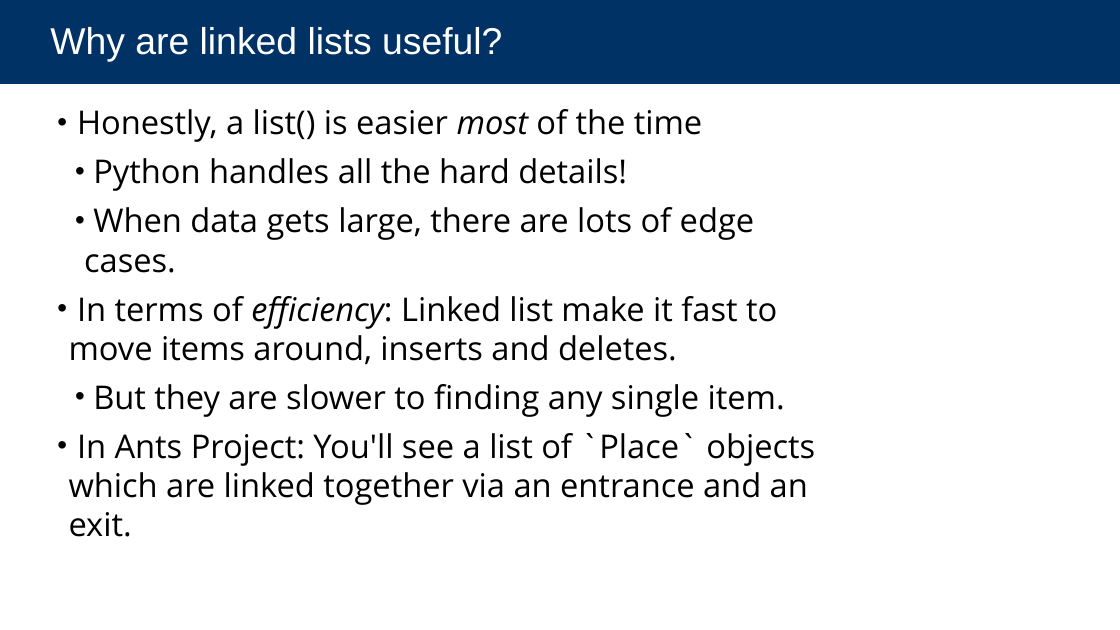
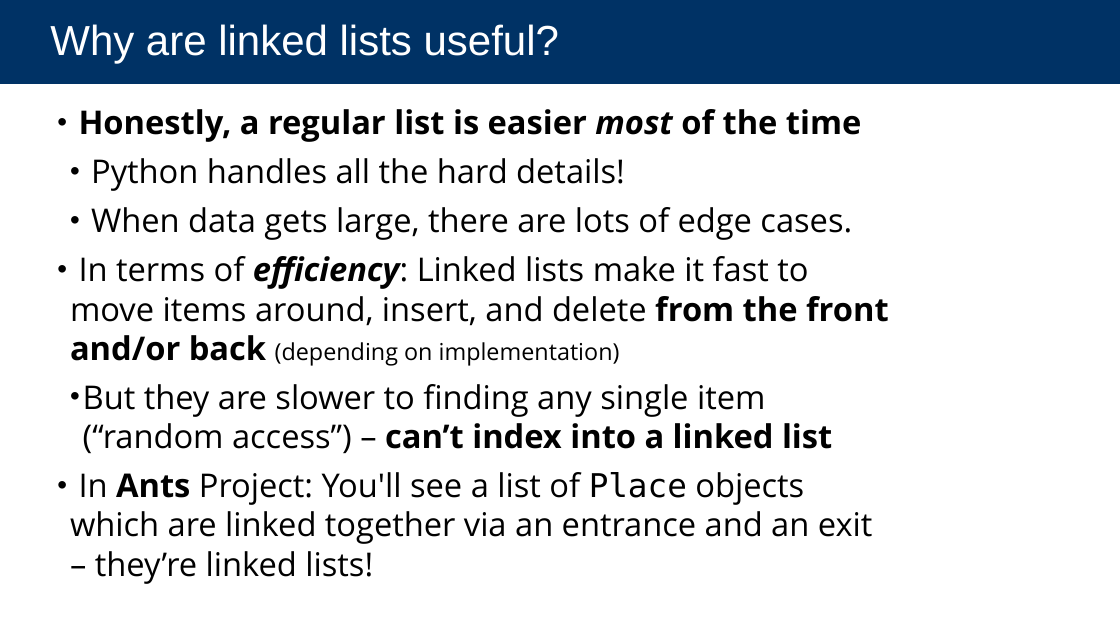
Before and after one commit to cs88-website/sp24, a slide deck: slide 19 of assets/slides/sp24/17-Linked_Lists.pptx (slide 16 before the commit). Drawn at 1120x630 pixels with LibreOffice and Linux fonts; fonts in the diff are those of the drawing. Boxes give left, top, right and bottom in pixels: in the first picture for what was removed or moved away, otherwise in the second. Text is boxed around its words. In the diff, an @@ line names an element or a change of style, - is before the commit and + after.

```diff
--- a/assets/slides/sp24/17-Linked_Lists.pptx
+++ b/assets/slides/sp24/17-Linked_Lists.pptx
@@ title "Why are linked lists useful?" at (0,0,1120,84): size 32 to 36 pt @@
@@ text at (79,109,861,142): text changed; bold on @@
-• Honestly, a list() is easier most of the time
+• Honestly, a regular list is easier most of the time
@@ text at (91,158,852,240): indent changed @@
@@ text at (70,256,889,584): text changed @@
-• In terms of efficiency: Linked list make it fast to move items around, inserts and deletes.
-  • But they are slower to finding any single item.
-• In Ants Project: You'll see a list of `Place` objects which are linked together via an entrance and an exit.
+• In terms of efficiency: Linked lists make it fast to move items around, insert, and delete from the front and/or back (depending on implementation)
+  • But they are slower to finding any single item (“random access”) – can’t index into a linked list
+• In Ants Project: You'll see a list of Place objects which are linked together via an entrance and an exit – they’re linked lists!
```
Also in this commit, not shown: 15 other slides changed, 6 slides added, 1 slide removed, 7 other files.
